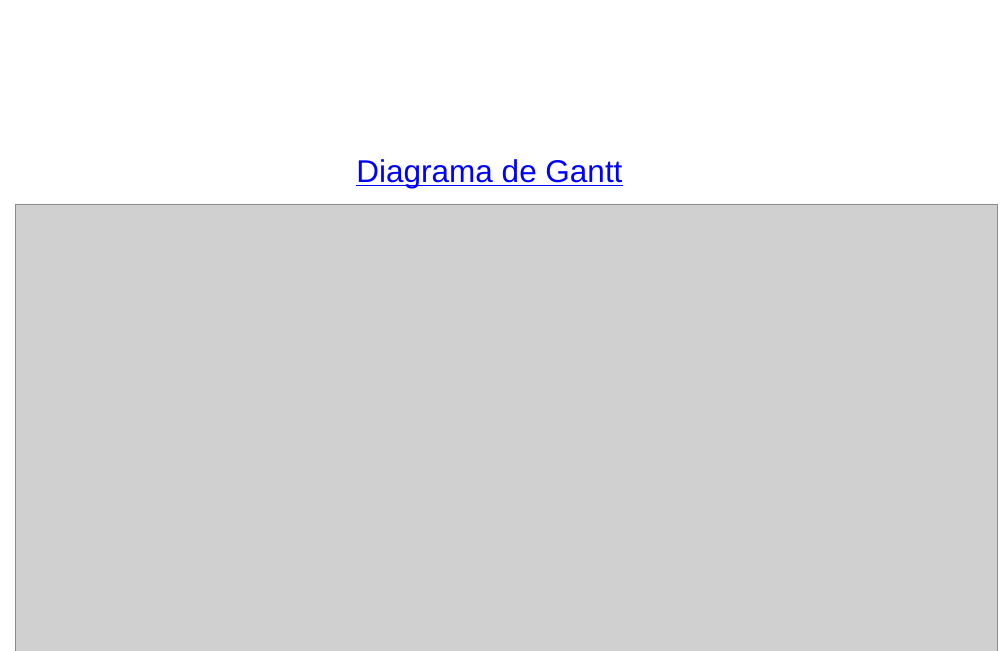
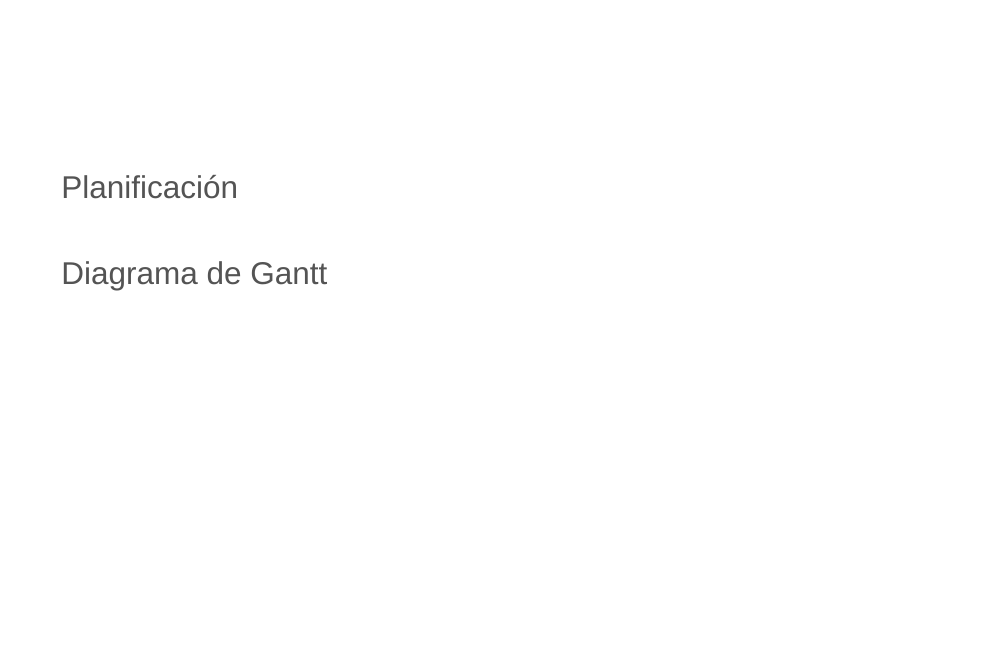
Before and after one commit to juanpa2723/INVENTARIO, a slide deck: slide 25 of Proyecto Inventario PDF/Proyecto Inventario.pptx (slide 34 before the commit). Drawn at 1008x651 pixels with LibreOffice and Linux fonts; fonts in the diff are those of the drawing; grey boxes stand for pictures; background and template pictures are left out. Boxes give left, top, right and bottom in pixels: in the first picture for what was removed or moved away, otherwise in the second. Text is boxed around its words. In the diff, an @@ line names an element or a change of style, - is before the commit and + after.

```diff
--- a/Proyecto Inventario PDF/Proyecto Inventario.pptx
+++ b/Proyecto Inventario PDF/Proyecto Inventario.pptx
@@ text added at (x1=61, y1=175, x2=238, y2=199), 60 pt, text #545454 @@
+Planificación
@@ picture removed at (x1=15, y1=204, x2=998, y2=651) @@
@@ text "Diagrama de Gantt" moved from (x1=356, y1=159, x2=622, y2=188) to (x1=61, y1=261, x2=327, y2=290) @@
@@ text "Diagrama de Gantt" at (x1=61, y1=261, x2=327, y2=290): text colour #0000FF to #545454, underline off @@
```
Also in this commit, not shown: 18 other slides changed, 2 slides added, 15 slides removed.
